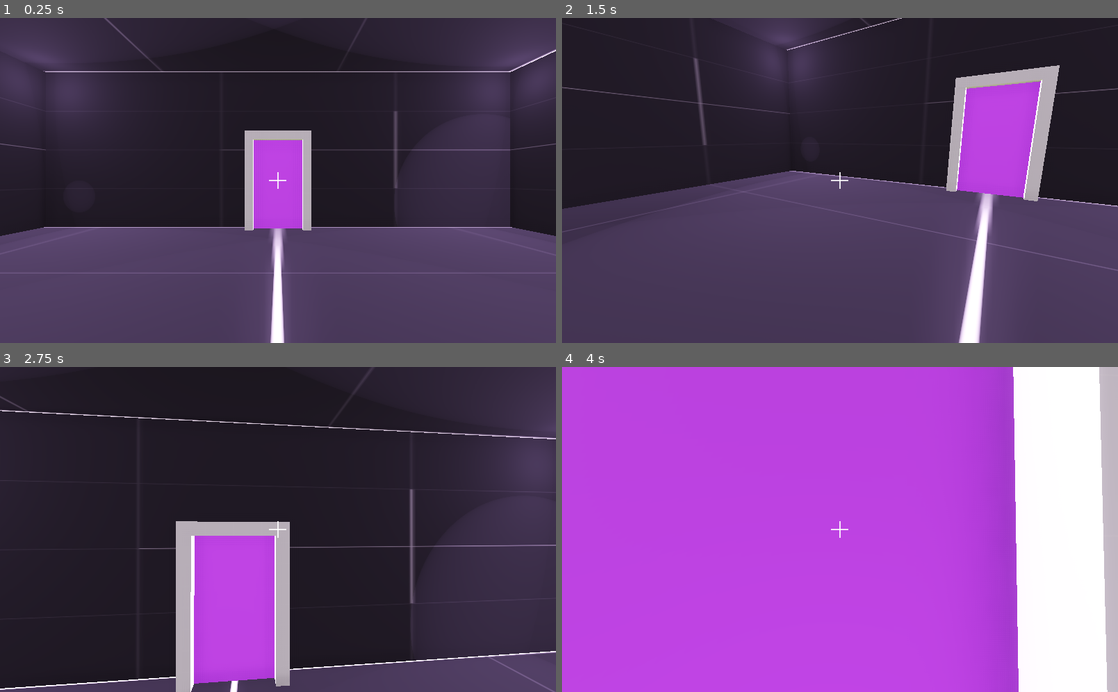
Above: before the commit, frames 1-4 (two rows, left to right).
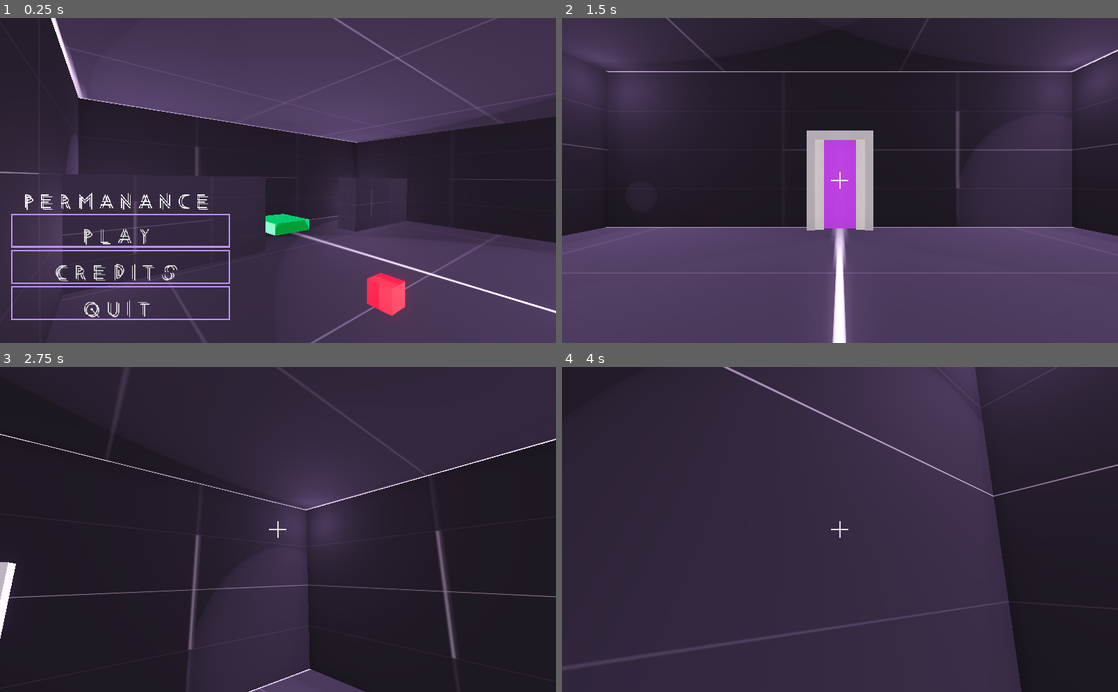
Above: after the commit, the same moments.

Repository: Wowe-Peanut/GetReal
Game: Godot game, scene res://MainMenu.tscn
Two runs of this game, one before a commit and one after it. Both use one fixed random seed, a clock stepped at 60 frames per second and the inputs below. Before the commit the project starts from res://Main.tscn.
Inputs (mouse positions are in pixels of both pictures, inside the frame that each line leads up to):
- Up to frame 1 (0.25 s): no input
- Up to frame 2 (1.5 s): click (684, 268) at 0.5 s, where only the run after the commit has a clickable "Credits"; click (684, 229) at 1.25 s, where only the run after the commit has a clickable "Play"
- Up to frame 3 (2.75 s): tap Enter at 2 s; move the mouse to (305, 529) at 2.02 s; hold W (move_forward) from 2.03 s (still down); click (305, 529) at 2.1 s; tap Space (jump) at 2.27 s
- Up to frame 4 (4 s): keep holding W (move_forward); move the mouse to (812, 529) at 2.77 s; right-click (812, 529) at 2.85 s; tap Space (jump) at 3.02 s; click (812, 529) at 3.05 s; move the mouse to (851, 523) at 3.52 s; click (851, 523) at 3.6 s

The runs differ from the first frame. In frame 1, 55% of the frame differs, in the area x 0-100%, y 0-100%; in frame 2, 38%; in frame 3, 39%; in frame 4, 100%.

Commit message:
main menu
:open_mouth:

Diff:
--- a/Door.gd
+++ b/Door.gd
@@ -1,11 +1,12 @@
 extends StaticBody
 
 onready var animation = $AnimationPlayer
-var locked: bool = true
+var locked: bool = false
 
 # Called when the node enters the scene tree for the first time.
 func _ready():
 	$Area.connect("body_entered", self, "_on_body_entered")
+	close()
 
 func _on_body_entered(body):
 	if !locked and body.name == "Player":
--- a/Door.tscn
+++ b/Door.tscn
@@ -16,7 +16,7 @@
 "times": PoolRealArray( 0, 0.5 ),
 "transitions": PoolRealArray( 1, 1 ),
 "update": 0,
-"values": [ Transform( 0.01, 0, 0, 0, 2.75, 0, 0, 0, 0.1, -1.51, 2.75, 0.3 ), Transform( 0.75, 0, 0, 0, 2.75, 0, 0, 0, 0.1, -0.78, 2.75, 0.3 ) ]
+"values": [ Transform( 0, 0, 0, 0, 2.75, 0, 0, 0, 0.1, -1.51, 2.75, 0.3 ), Transform( 0.75, 0, 0, 0, 2.75, 0, 0, 0, 0.1, -0.78, 2.75, 0.3 ) ]
 }
 tracks/1/type = "value"
 tracks/1/path = NodePath("DoorRight:transform")
@@ -28,7 +28,7 @@
 "times": PoolRealArray( 0, 0.5 ),
 "transitions": PoolRealArray( 1, 1 ),
 "update": 0,
-"values": [ Transform( 0.01, 0, 0, 0, 2.75, 0, 0, 0, 0.1, 1.51, 2.75, 0.3 ), Transform( 0.75, 0, 0, 0, 2.75, 0, 0, 0, 0.1, 0.78, 2.75, 0.3 ) ]
+"values": [ Transform( 0, 0, 0, 0, 2.75, 0, 0, 0, 0.1, 1.51, 2.75, 0.3 ), Transform( 0.75, 0, 0, 0, 2.75, 0, 0, 0, 0.1, 0.78, 2.75, 0.3 ) ]
 }
 
 [sub_resource type="Animation" id=7]
@@ -44,7 +44,7 @@
 "times": PoolRealArray( 0, 0.5 ),
 "transitions": PoolRealArray( 1, 1 ),
 "update": 0,
-"values": [ Transform( 0.75, 0, 0, 0, 2.75, 0, 0, 0, 0.1, -0.78, 2.75, 0.3 ), Transform( 0.01, 0, 0, 0, 2.75, 0, 0, 0, 0.1, -1.51, 2.75, 0.3 ) ]
+"values": [ Transform( 0.75, 0, 0, 0, 2.75, 0, 0, 0, 0.1, -0.78, 2.75, 0.3 ), Transform( 0, 0, 0, 0, 2.75, 0, 0, 0, 0.1, -1.51, 2.75, 0.3 ) ]
 }
 tracks/1/type = "value"
 tracks/1/path = NodePath("DoorRight:transform")
@@ -56,7 +56,7 @@
 "times": PoolRealArray( 0, 0.5 ),
 "transitions": PoolRealArray( 1, 1 ),
 "update": 0,
-"values": [ Transform( 0.75, 0, 0, 0, 2.75, 0, 0, 0, 0.1, 0.78, 2.75, 0.3 ), Transform( 0.01, 0, 0, 0, 2.75, 0, 0, 0, 0.1, 1.51, 2.75, 0.3 ) ]
+"values": [ Transform( 0.75, 0, 0, 0, 2.75, 0, 0, 0, 0.1, 0.78, 2.75, 0.3 ), Transform( 0, 0, 0, 0, 2.75, 0, 0, 0, 0.1, 1.51, 2.75, 0.3 ) ]
 }
 
 [sub_resource type="BoxShape" id=1]
--- a/Main.tscn
+++ b/Main.tscn
@@ -9,17 +9,20 @@
 [ext_resource path="res://Door.tscn" type="PackedScene" id=7]
 [ext_resource path="res://Main.gd" type="Script" id=8]
 
-[sub_resource type="SpatialMaterial" id=1]
+[sub_resource type="SpatialMaterial" id=6]
 albedo_texture = ExtResource( 2 )
 
 [sub_resource type="CubeMesh" id=2]
-material = SubResource( 1 )
+material = SubResource( 6 )
 size = Vector3( 1, 1, 1 )
+
+[sub_resource type="SpatialMaterial" id=4]
+albedo_texture = ExtResource( 2 )
 
 [sub_resource type="BoxShape" id=3]
 extents = Vector3( 0.5, 0.5, 0.5 )
 
-[sub_resource type="SpatialMaterial" id=4]
+[sub_resource type="SpatialMaterial" id=7]
 albedo_texture = ExtResource( 3 )
 
 [sub_resource type="Environment" id=5]
@@ -42,7 +45,7 @@
 
 [node name="MeshInstance" type="MeshInstance" parent="Level/Floor"]
 mesh = SubResource( 2 )
-material/0 = SubResource( 1 )
+material/0 = SubResource( 4 )
 
 [node name="CollisionShape" type="CollisionShape" parent="Level/Floor"]
 shape = SubResource( 3 )
@@ -53,7 +56,7 @@
 
 [node name="MeshInstance" type="MeshInstance" parent="Level/Floor2"]
 mesh = SubResource( 2 )
-material/0 = SubResource( 1 )
+material/0 = SubResource( 4 )
 
 [node name="CollisionShape" type="CollisionShape" parent="Level/Floor2"]
 shape = SubResource( 3 )
@@ -64,7 +67,7 @@
 
 [node name="MeshInstance" type="MeshInstance" parent="Level/Wall"]
 mesh = SubResource( 2 )
-material/0 = SubResource( 4 )
+material/0 = SubResource( 7 )
 
 [node name="CollisionShape" type="CollisionShape" parent="Level/Wall"]
 shape = SubResource( 3 )
@@ -75,7 +78,7 @@
 
 [node name="MeshInstance" type="MeshInstance" parent="Level/Wall2"]
 mesh = SubResource( 2 )
-material/0 = SubResource( 4 )
+material/0 = SubResource( 7 )
 
 [node name="CollisionShape" type="CollisionShape" parent="Level/Wall2"]
 shape = SubResource( 3 )
@@ -86,7 +89,7 @@
 
 [node name="MeshInstance" type="MeshInstance" parent="Level/Wall3"]
 mesh = SubResource( 2 )
-material/0 = SubResource( 4 )
+material/0 = SubResource( 7 )
 
 [node name="CollisionShape" type="CollisionShape" parent="Level/Wall3"]
 shape = SubResource( 3 )
@@ -97,7 +100,7 @@
 
 [node name="MeshInstance" type="MeshInstance" parent="Level/Wall6"]
 mesh = SubResource( 2 )
-material/0 = SubResource( 4 )
+material/0 = SubResource( 7 )
 
 [node name="CollisionShape" type="CollisionShape" parent="Level/Wall6"]
 shape = SubResource( 3 )
@@ -108,7 +111,7 @@
 
 [node name="MeshInstance" type="MeshInstance" parent="Level/Wall4"]
 mesh = SubResource( 2 )
-material/0 = SubResource( 4 )
+material/0 = SubResource( 7 )
 
 [node name="CollisionShape" type="CollisionShape" parent="Level/Wall4"]
 shape = SubResource( 3 )
@@ -119,7 +122,7 @@
 
 [node name="MeshInstance" type="MeshInstance" parent="Level/Wall5"]
 mesh = SubResource( 2 )
-material/0 = SubResource( 4 )
+material/0 = SubResource( 7 )
 
 [node name="CollisionShape" type="CollisionShape" parent="Level/Wall5"]
 shape = SubResource( 3 )
@@ -170,9 +173,9 @@
 [node name="WorldEnvironment" type="WorldEnvironment" parent="."]
 environment = SubResource( 5 )
 
-[node name="CanvasLayer" type="CanvasLayer" parent="."]
+[node name="Crosshair" type="CanvasLayer" parent="."]
 
-[node name="CenterContainer" type="CenterContainer" parent="CanvasLayer"]
+[node name="CenterContainer" type="CenterContainer" parent="Crosshair"]
 anchor_right = 1.0
 anchor_bottom = 1.0
 mouse_filter = 2
@@ -180,7 +183,7 @@
 "_edit_use_anchors_": false
 }
 
-[node name="TextureRect" type="TextureRect" parent="CanvasLayer/CenterContainer"]
+[node name="TextureRect" type="TextureRect" parent="Crosshair/CenterContainer"]
 margin_left = 496.0
 margin_top = 284.0
 margin_right = 528.0
--- /dev/null
+++ b/MainMenu.tscn
@@ -0,0 +1,353 @@
+[gd_scene load_steps=22 format=2]
+
+[ext_resource path="res://assets/Fonts/TitleFont.tres" type="DynamicFont" id=1]
+[ext_resource path="res://assets/PNG/Dark/texture_02.png" type="Texture" id=2]
+[ext_resource path="res://assets/PNG/Dark/texture_01.png" type="Texture" id=3]
+[ext_resource path="res://Button.tscn" type="PackedScene" id=4]
+[ext_resource path="res://Box.tscn" type="PackedScene" id=5]
+[ext_resource path="res://MainMenuCamera.gd" type="Script" id=6]
+[ext_resource path="res://MenuButtons.gd" type="Script" id=7]
+
+[sub_resource type="SpatialMaterial" id=4]
+albedo_texture = ExtResource( 3 )
+
+[sub_resource type="CubeMesh" id=5]
+material = SubResource( 4 )
+size = Vector3( 1, 1, 1 )
+
+[sub_resource type="SpatialMaterial" id=6]
+albedo_texture = ExtResource( 3 )
+
+[sub_resource type="BoxShape" id=7]
+extents = Vector3( 0.5, 0.5, 0.5 )
+
+[sub_resource type="SpatialMaterial" id=8]
+albedo_texture = ExtResource( 2 )
+
+[sub_resource type="Environment" id=9]
+ambient_light_color = Color( 1, 0.980392, 0.890196, 1 )
+ambient_light_energy = 0.28
+tonemap_mode = 4
+ssao_enabled = true
+glow_enabled = true
+adjustment_enabled = true
+adjustment_saturation = 1.2
+
+[sub_resource type="Animation" id=10]
+length = 0.001
+tracks/0/type = "value"
+tracks/0/path = NodePath("Camera:translation")
+tracks/0/interp = 1
+tracks/0/loop_wrap = true
+tracks/0/imported = false
+tracks/0/enabled = true
+tracks/0/keys = {
+"times": PoolRealArray( 0 ),
+"transitions": PoolRealArray( 1 ),
+"update": 0,
+"values": [ Vector3( 13.5812, 4.43043, -4.92138 ) ]
+}
+
+[sub_resource type="Animation" id=11]
+resource_name = "move"
+length = 16.0
+tracks/0/type = "value"
+tracks/0/path = NodePath("Camera:translation")
+tracks/0/interp = 1
+tracks/0/loop_wrap = true
+tracks/0/imported = false
+tracks/0/enabled = true
+tracks/0/keys = {
+"times": PoolRealArray( 0, 4, 8, 12, 16 ),
+"transitions": PoolRealArray( 1, 1, 1, 1, 1 ),
+"update": 0,
+"values": [ Vector3( 13.5812, 4.43043, -4.92138 ), Vector3( 13.581, 4.7, -5.1 ), Vector3( 13.581, 4.43, -5.1 ), Vector3( 13.581, 5, -4.62 ), Vector3( 13.5812, 4.43043, -4.92138 ) ]
+}
+
+[sub_resource type="Theme" id=1]
+default_font = ExtResource( 1 )
+
+[sub_resource type="StyleBoxEmpty" id=2]
+
+[sub_resource type="StyleBoxFlat" id=12]
+bg_color = Color( 0.913725, 0.788235, 1, 0.235294 )
+border_width_left = 3
+border_width_top = 3
+border_width_right = 3
+border_width_bottom = 3
+border_color = Color( 0.733333, 0.572549, 0.94902, 1 )
+
+[sub_resource type="StyleBoxFlat" id=3]
+bg_color = Color( 0.6, 0.6, 0.6, 0 )
+border_width_left = 3
+border_width_top = 3
+border_width_right = 3
+border_width_bottom = 3
+border_color = Color( 0.733333, 0.572549, 0.94902, 1 )
+
+[sub_resource type="Theme" id=13]
+default_font = ExtResource( 1 )
+
+[sub_resource type="StyleBoxFlat" id=14]
+bg_color = Color( 0.866667, 0.694118, 0.960784, 0.235294 )
+border_width_left = 3
+border_width_top = 3
+border_width_right = 3
+border_width_bottom = 3
+border_color = Color( 0.741176, 0.537255, 0.92549, 1 )
+
+[node name="MainMenu" type="Node"]
+
+[node name="Level" type="Node" parent="."]
+
+[node name="Floor" type="StaticBody" parent="Level"]
+transform = Transform( 30, 0, 0, 0, 1, 0, 0, 0, 30, 0, -1, 0 )
+input_ray_pickable = false
+
+[node name="MeshInstance" type="MeshInstance" parent="Level/Floor"]
+mesh = SubResource( 5 )
+material/0 = SubResource( 6 )
+
+[node name="CollisionShape" type="CollisionShape" parent="Level/Floor"]
+shape = SubResource( 7 )
+
+[node name="Floor2" type="StaticBody" parent="Level"]
+transform = Transform( 30, 0, 0, 0, 1, 0, 0, 0, 30, 0, 10, 0 )
+input_ray_pickable = false
+
+[node name="MeshInstance" type="MeshInstance" parent="Level/Floor2"]
+mesh = SubResource( 5 )
+material/0 = SubResource( 6 )
+
+[node name="CollisionShape" type="CollisionShape" parent="Level/Floor2"]
+shape = SubResource( 7 )
+
+[node name="Wall" type="StaticBody" parent="Level"]
+transform = Transform( 10, 0, 0, 0, 5, 0, 0, 0, 2, 10, 2, 9 )
+input_ray_pickable = false
+
+[node name="MeshInstance" type="MeshInstance" parent="Level/Wall"]
+mesh = SubResource( 5 )
+material/0 = SubResource( 8 )
+
+[node name="CollisionShape" type="CollisionShape" parent="Level/Wall"]
+shape = SubResource( 7 )
+
+[node name="Wall2" type="StaticBody" parent="Level"]
+transform = Transform( 10, 0, 0, 0, 5, 0, 0, 0, 2, -10, 2, 9 )
+input_ray_pickable = false
+
+[node name="MeshInstance" type="MeshInstance" parent="Level/Wall2"]
+mesh = SubResource( 5 )
+material/0 = SubResource( 8 )
+
+[node name="CollisionShape" type="CollisionShape" parent="Level/Wall2"]
+shape = SubResource( 7 )
+
+[node name="Wall3" type="StaticBody" parent="Level"]
+transform = Transform( 30, 0, 0, 0, 10, 0, 0, 0, 2, 0, 4.5, 16 )
+input_ray_pickable = false
+
+[node name="MeshInstance" type="MeshInstance" parent="Level/Wall3"]
+mesh = SubResource( 5 )
+material/0 = SubResource( 8 )
+
+[node name="CollisionShape" type="CollisionShape" parent="Level/Wall3"]
+shape = SubResource( 7 )
+
+[node name="Wall6" type="StaticBody" parent="Level"]
+transform = Transform( 30, 0, 0, 0, 10, 0, 0, 0, 2, 0, 4.5, -16 )
+input_ray_pickable = false
+
+[node name="MeshInstance" type="MeshInstance" parent="Level/Wall6"]
+mesh = SubResource( 5 )
+material/0 = SubResource( 8 )
+
+[node name="CollisionShape" type="CollisionShape" parent="Level/Wall6"]
+shape = SubResource( 7 )
+
+[node name="Wall4" type="StaticBody" parent="Level"]
+transform = Transform( -1.31134e-06, 0, 2, 0, 10, 0, -30, 0, -8.74228e-08, -16, 4.5, 0 )
+input_ray_pickable = false
+
+[node name="MeshInstance" type="MeshInstance" parent="Level/Wall4"]
+mesh = SubResource( 5 )
+material/0 = SubResource( 8 )
+
+[node name="CollisionShape" type="CollisionShape" parent="Level/Wall4"]
+shape = SubResource( 7 )
+
+[node name="Wall5" type="StaticBody" parent="Level"]
+transform = Transform( -1.31134e-06, 0, 2, 0, 10, 0, -30, 0, -8.74228e-08, 16, 4.5, 0 )
+input_ray_pickable = false
+
+[node name="MeshInstance" type="MeshInstance" parent="Level/Wall5"]
+mesh = SubResource( 5 )
+material/0 = SubResource( 8 )
+
+[node name="CollisionShape" type="CollisionShape" parent="Level/Wall5"]
+shape = SubResource( 7 )
+
+[node name="Lights" type="Node" parent="."]
+
+[node name="OmniLight" type="OmniLight" parent="Lights"]
+transform = Transform( 1, 0, 0, 0, 1, 0, 0, 0, 1, 13.8921, 8.26583, -13.3931 )
+light_color = Color( 0.847059, 0.72549, 0.945098, 1 )
+light_energy = 2.0
+omni_range = 28.37
+omni_attenuation = 0.258817
+
+[node name="OmniLight3" type="OmniLight" parent="Lights"]
+transform = Transform( 1, 0, 0, 0, 1, 0, 0, 0, 1, 13.2441, 1.04869, 12.7796 )
+light_color = Color( 0.847059, 0.72549, 0.945098, 1 )
+light_energy = 2.0
+omni_range = 28.37
+omni_attenuation = 0.258817
+
+[node name="OmniLight4" type="OmniLight" parent="Lights"]
+transform = Transform( 1, 0, 0, 0, 1, 0, 0, 0, 1, -12.8426, 1.47364, 13.3507 )
+light_color = Color( 0.847059, 0.72549, 0.945098, 1 )
+light_energy = 2.0
+omni_range = 28.37
+omni_attenuation = 0.258817
+
+[node name="OmniLight2" type="OmniLight" parent="Lights"]
+transform = Transform( 1, 0, 0, 0, 1, 0, 0, 0, 1, -13.5876, 8.26583, -13.3931 )
+light_color = Color( 0.847059, 0.72549, 0.945098, 1 )
+light_energy = 2.0
+omni_range = 28.37
+omni_attenuation = 0.258817
+
+[node name="Buttons" type="Node" parent="."]
+
+[node name="Button" parent="Buttons" instance=ExtResource( 4 )]
+transform = Transform( 1, 0, 0, 0, 1, 0, 0, 0, 1, 0, 0, 13 )
+
+[node name="Boxes" type="Node" parent="."]
+
+[node name="Box" parent="Boxes" instance=ExtResource( 5 )]
+transform = Transform( 1, 0, 0, 0, 1, 0, 0, 0, 1, 4.79765, 0.026251, -0.231897 )
+mass = 0.5
+gravity_scale = 2.5
+
+[node name="WorldEnvironment" type="WorldEnvironment" parent="."]
+environment = SubResource( 9 )
+
+[node name="Camera" type="Camera" parent="."]
+transform = Transform( -0.803116, 0.000730996, 0.595823, 0.0100293, 0.999874, 0.0122919, -0.595739, 0.0158475, -0.803022, 13.5812, 4.43043, -4.92138 )
+script = ExtResource( 6 )
+
+[node name="AnimationPlayer" type="AnimationPlayer" parent="Camera"]
+root_node = NodePath("../..")
+anims/RESET = SubResource( 10 )
+anims/move = SubResource( 11 )
+
+[node name="Menu" type="CanvasLayer" parent="."]
+
+[node name="MenuButtons" type="MarginContainer" parent="Menu"]
+anchor_right = 1.0
+anchor_bottom = 1.0
+margin_left = 20.0
+margin_top = 300.0
+margin_right = -600.0
+margin_bottom = -100.0
+script = ExtResource( 7 )
+__meta__ = {
+"_edit_use_anchors_": false
+}
+
+[node name="PanelContainer" type="PanelContainer" parent="Menu/MenuButtons"]
+margin_right = 404.0
+margin_bottom = 258.0
+rect_min_size = Vector2( 100, 100 )
+theme = SubResource( 1 )
+custom_styles/panel = SubResource( 2 )
+
+[node name="VBoxContainer" type="VBoxContainer" parent="Menu/MenuButtons/PanelContainer"]
+margin_right = 404.0
+margin_bottom = 258.0
+
+[node name="Title" type="Label" parent="Menu/MenuButtons/PanelContainer/VBoxContainer"]
+margin_right = 404.0
+margin_bottom = 57.0
+text = "Permanance"
+align = 1
+__meta__ = {
+"_edit_use_anchors_": false
+}
+
+[node name="Play" type="Button" parent="Menu/MenuButtons/PanelContainer/VBoxContainer"]
+margin_top = 61.0
+margin_right = 404.0
+margin_bottom = 124.0
+custom_styles/hover = SubResource( 12 )
+custom_styles/normal = SubResource( 3 )
+text = "Play"
+
+[node name="Credits" type="Button" parent="Menu/MenuButtons/PanelContainer/VBoxContainer"]
+margin_top = 128.0
+margin_right = 404.0
+margin_bottom = 191.0
+custom_styles/hover = SubResource( 12 )
+custom_styles/normal = SubResource( 3 )
+text = "Credits"
+
+[node name="Quit" type="Button" parent="Menu/MenuButtons/PanelContainer/VBoxContainer"]
+margin_top = 195.0
+margin_right = 404.0
+margin_bottom = 258.0
+custom_styles/hover = SubResource( 12 )
+custom_styles/normal = SubResource( 3 )
+text = "Quit"
+
+[node name="CreditsPanel" type="MarginContainer" parent="Menu"]
+visible = false
+anchor_right = 1.0
+anchor_bottom = 1.0
+margin_left = 600.0
+margin_top = 100.0
+margin_right = -20.0
+margin_bottom = -100.0
+theme = SubResource( 13 )
+__meta__ = {
+"_edit_use_anchors_": false
+}
+
+[node name="PanelContainer" type="PanelContainer" parent="Menu/CreditsPanel"]
+margin_right = 404.0
+margin_bottom = 400.0
+custom_styles/panel = SubResource( 14 )
+__meta__ = {
+"_edit_use_anchors_": false
+}
+
+[node name="VBoxContainer" type="VBoxContainer" parent="Menu/CreditsPanel/PanelContainer"]
+margin_left = 3.0
+margin_top = 3.0
+margin_right = 401.0
+margin_bottom = 397.0
+alignment = 1
+
+[node name="Title" type="Label" parent="Menu/CreditsPanel/PanelContainer/VBoxContainer"]
+margin_top = 77.0
+margin_right = 398.0
+margin_bottom = 134.0
+text = "Credits:"
+
+[node name="Code" type="Label" parent="Menu/CreditsPanel/PanelContainer/VBoxContainer"]
+margin_top = 138.0
+margin_right = 398.0
+margin_bottom = 195.0
+text = "Code"
+
+[node name="Art" type="Label" parent="Menu/CreditsPanel/PanelContainer/VBoxContainer"]
+margin_top = 199.0
+margin_right = 398.0
+margin_bottom = 256.0
+text = "Art"
+
+[node name="Music" type="Label" parent="Menu/CreditsPanel/PanelContainer/VBoxContainer"]
+margin_top = 260.0
+margin_right = 398.0
+margin_bottom = 317.0
+text = "Music"
--- /dev/null
+++ b/MainMenuCamera.gd
@@ -0,0 +1,15 @@
+extends Camera
+
+
+# Declare member variables here. Examples:
+# var a = 2
+# var b = "text"
+
+
+# Called when the node enters the scene tree for the first time.
+func _ready():
+	$AnimationPlayer.play("move")
+
+
+#func _process(delta):
+#	pass
--- /dev/null
+++ b/MenuButtons.gd
@@ -0,0 +1,26 @@
+extends MarginContainer
+
+
+onready var play = $PanelContainer/VBoxContainer/Play
+onready var credits = $PanelContainer/VBoxContainer/Credits
+onready var quit = $PanelContainer/VBoxContainer/Quit
+
+onready var credits_panel = get_parent().get_node("CreditsPanel")
+
+
+# Called when the node enters the scene tree for the first time.
+func _ready():
+	play.connect("pressed", self, "_on_play_pressed")
+	credits.connect("pressed", self, "_on_credits_pressed")
+	quit.connect("pressed", self, "_on_quit_pressed")
+
+	credits_panel.visible = false
+
+func _on_play_pressed():
+	get_tree().change_scene("res://Main.tscn")
+
+func _on_credits_pressed():
+	credits_panel.visible = !credits_panel.visible
+
+func _on_quit_pressed():
+	get_tree().quit()
--- /dev/null
+++ b/assets/Fonts/TitleFont.tres
@@ -0,0 +1,7 @@
+[gd_resource type="DynamicFont" load_steps=2 format=2]
+
+[ext_resource path="res://assets/Fonts/Entanglement-rgpRB.ttf" type="DynamicFontData" id=1]
+
+[resource]
+size = 48
+font_data = ExtResource( 1 )
--- a/project.godot
+++ b/project.godot
@@ -11,34 +11,38 @@
 [application]
 
 config/name="Get Real"
-run/main_scene="res://Main.tscn"
+run/main_scene="res://MainMenu.tscn"
 config/icon="res://icon.png"
+
+[display]
+
+window/stretch/mode="viewport"
 
 [input]
 
 move_forward={
 "deadzone": 0.5,
-"events": [ Object(InputEventKey,"resource_local_to_scene":false,"resource_name":"","device":0,"alt":false,"shift":false,"control":false,"meta":false,"command":false,"pressed":false,"scancode":87,"unicode":0,"echo":false,"script":null)
+"events": [ Object(InputEventKey,"resource_local_to_scene":false,"resource_name":"","device":0,"alt":false,"shift":false,"control":false,"meta":false,"command":false,"pressed":false,"scancode":87,"physical_scancode":0,"unicode":0,"echo":false,"script":null)
  ]
 }
 move_back={
 "deadzone": 0.5,
-"events": [ Object(InputEventKey,"resource_local_to_scene":false,"resource_name":"","device":0,"alt":false,"shift":false,"control":false,"meta":false,"command":false,"pressed":false,"scancode":83,"unicode":0,"echo":false,"script":null)
+"events": [ Object(InputEventKey,"resource_local_to_scene":false,"resource_name":"","device":0,"alt":false,"shift":false,"control":false,"meta":false,"command":false,"pressed":false,"scancode":83,"physical_scancode":0,"unicode":0,"echo":false,"script":null)
  ]
 }
 strafe_left={
 "deadzone": 0.5,
-"events": [ Object(InputEventKey,"resource_local_to_scene":false,"resource_name":"","device":0,"alt":false,"shift":false,"control":false,"meta":false,"command":false,"pressed":false,"scancode":65,"unicode":0,"echo":false,"script":null)
+"events": [ Object(InputEventKey,"resource_local_to_scene":false,"resource_name":"","device":0,"alt":false,"shift":false,"control":false,"meta":false,"command":false,"pressed":false,"scancode":65,"physical_scancode":0,"unicode":0,"echo":false,"script":null)
  ]
 }
 strafe_right={
 "deadzone": 0.5,
-"events": [ Object(InputEventKey,"resource_local_to_scene":false,"resource_name":"","device":0,"alt":false,"shift":false,"control":false,"meta":false,"command":false,"pressed":false,"scancode":68,"unicode":0,"echo":false,"script":null)
+"events": [ Object(InputEventKey,"resource_local_to_scene":false,"resource_name":"","device":0,"alt":false,"shift":false,"control":false,"meta":false,"command":false,"pressed":false,"scancode":68,"physical_scancode":0,"unicode":0,"echo":false,"script":null)
  ]
 }
 jump={
 "deadzone": 0.5,
-"events": [ Object(InputEventKey,"resource_local_to_scene":false,"resource_name":"","device":0,"alt":false,"shift":false,"control":false,"meta":false,"command":false,"pressed":false,"scancode":32,"unicode":0,"echo":false,"script":null)
+"events": [ Object(InputEventKey,"resource_local_to_scene":false,"resource_name":"","device":0,"alt":false,"shift":false,"control":false,"meta":false,"command":false,"pressed":false,"scancode":32,"physical_scancode":0,"unicode":0,"echo":false,"script":null)
  ]
 }
 interact={
Not shown: 1 places in Main.tscn that only renumber resources
Binary file added: assets/Fonts/Entanglement-rgpRB.ttf
Not shown, added: assets/Fonts/info.txt
